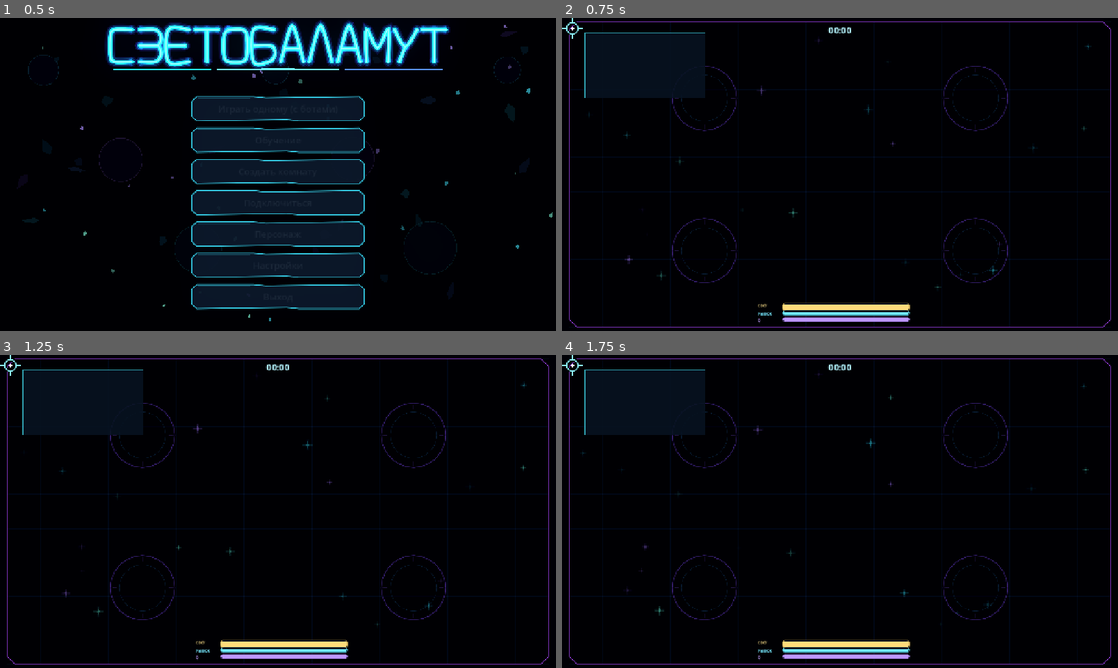
Above: before the commit, frames 1-4 (two rows, left to right).
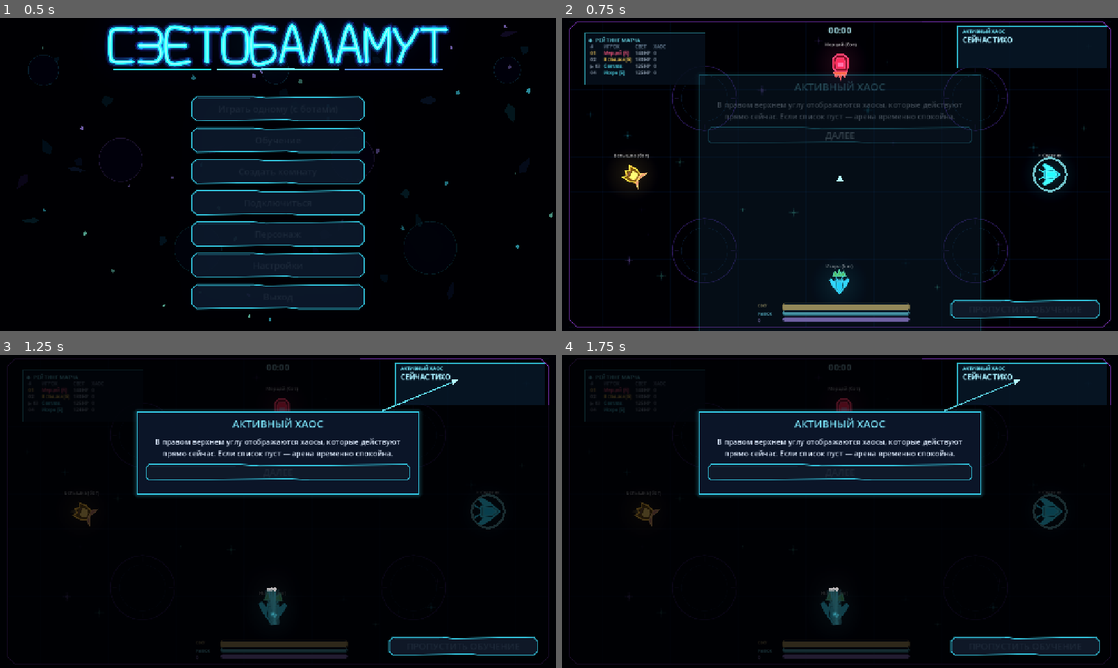
Above: after the commit, the same moments.

Repository: DvoreZZKy/svetobalamut
Game: Godot game, scene res://scenes/menu.tscn
Two runs of this game, one before a commit and one after it. Both use one fixed random seed, a clock stepped at 60 frames per second and the inputs below.
Inputs (mouse positions are in pixels of both pictures, inside the frame that each line leads up to):
- Up to frame 1 (0.5 s): no input
- Up to frame 2 (0.75 s): click "Играть одному (с ботами)" at 0.5 s
- Up to frame 3 (1.25 s): no input
- Up to frame 4 (1.75 s): tap Enter (restart) at 1.25 s; move the mouse to (867, 511) at 1.27 s; hold W (up) from 1.28 s (still down); tap Q (ability) at 1.35 s; click (867, 511) at 1.42 s

Frame 1 is identical in both runs. In frame 2, 12% of the frame differs, in the area x 0-99%, y 0-100%; in frame 3, 23%; in frame 4, 23%, in the area x 0-99%, y 0-99%.
Error before the commit: Parse Error: Cannot infer the type of "wave_damage" variable because the value doesn't have a set type. (res://scripts/sim.gd:334)

Commit message:
Fix typed capsule wave damage calculation

Diff:
--- a/scripts/sim.gd
+++ b/scripts/sim.gd
@@ -331,7 +331,7 @@
 		if distance > wave_radius:
 			continue
 		var direction: Vector2 = offset.normalized() if distance > 0.01 else p.aim
-		var wave_damage := WAVE_DAMAGE * p.attack * (1.35 if str(p.get("buff", "")) == "overdrive" else 1.0)
+		var wave_damage: float = WAVE_DAMAGE * float(p.attack) * (1.35 if str(p.get("buff", "")) == "overdrive" else 1.0)
 		if p.kind == 1 and int(target.get("kind", -1)) == 1:
 			wave_damage *= 2.0
 		_damage(target, wave_damage, p.id, false)
